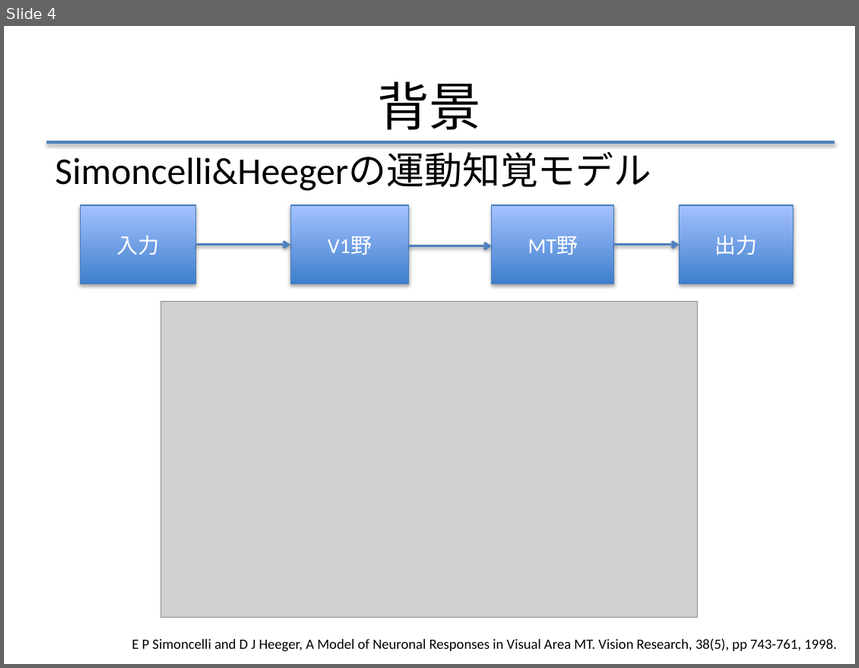
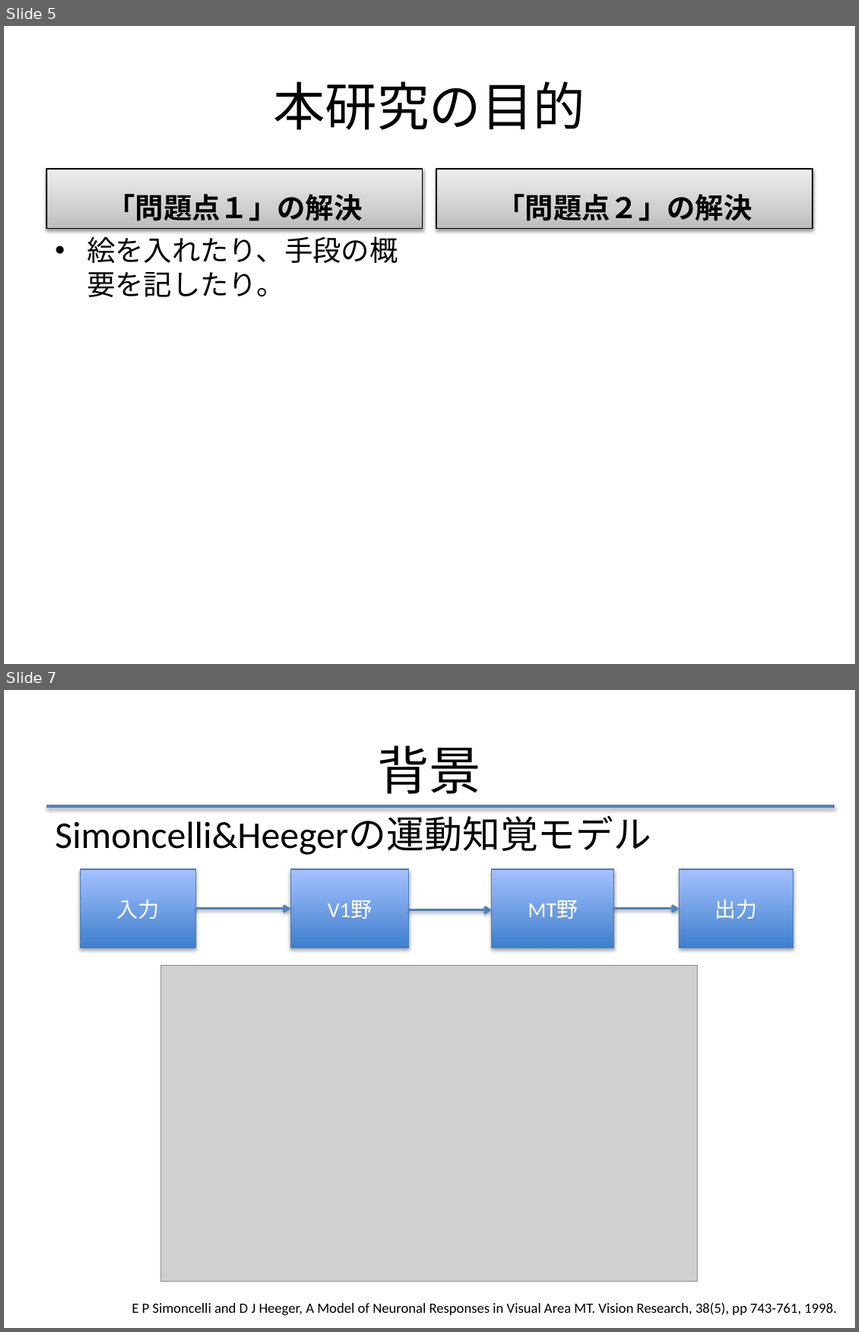
Before and after one commit to f-akazawa/akaz_uecdevelop, a slide deck: doc/中間発表資料.pptx. Shown one above the other, each under a label of ours: slide 4 before the commit, slides 5 and 7 after it; the slides between them are not shown. The pictures are 859x668 and 859x1332 pixels, drawn with LibreOffice and Linux fonts; fonts in the diff are those of the drawing; grey boxes stand for pictures. Boxes give left, top, right and bottom in pixels: in the first picture for what was removed or moved away, otherwise in the second. Text is boxed around its words. In the diff, an @@ line names an element or a change of style, - is before the commit and + after.

Commit message:
先生との打ち合わせを反映、目的を厚めにする
まだ書きかけ

```diff
--- a/doc/中間発表資料.pptx
+++ b/doc/中間発表資料.pptx
@@ slide 5 added at <box>4,26,855,664</box>, background #FFFFFF @@
@@ title added at <box>273,81,585,130</box>, 44 pt, text #000000 @@
+本研究の目的
@@ text added at <box>47,169,423,229</box>, fill gradient #BDBDBD to #D1D1D1 to #EEEEEE, outline #000000 0.75 pt, 24 pt, text #000000, bold @@
+「問題点１」の解決
@@ text added at <box>436,169,813,229</box>, fill gradient #BDBDBD to #D1D1D1 to #EEEEEE, outline #000000 0.75 pt, 24 pt, text #000000, bold @@
+「問題点２」の解決
@@ text added at <box>87,232,398,297</box>, 24 pt, text #000000 @@
+• 絵を入れたり、手段の概要を記したり。
@@ what was slide 4 is now slide 7 @@
```
Also in this commit, not shown: 4 slides changed, 4 other slides added.
